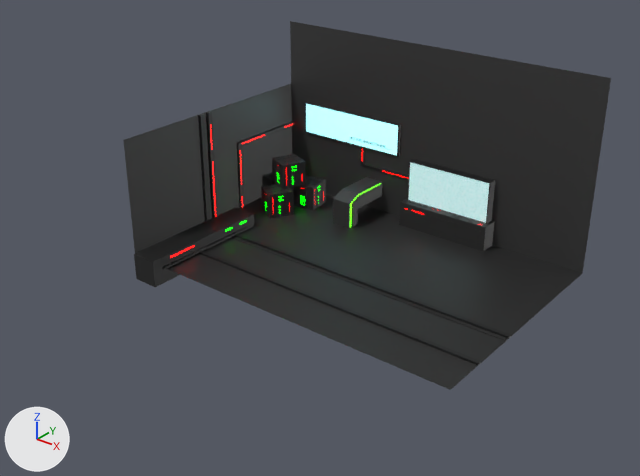
The Blender file Assets/_Models/Blend Files/Cinematics/menubackground.blend as it was, and as the next commit left it.
Rendered twice from a 50 mm lens placed at (3.75, -5.13, 3.31), pointed at (0.03, -0.49, 0.43). Arrows for +X, +Y and +Z are at lower left; the lights stay in place.

The scene before the commit, as lines of its bpy script (objects in view):
```python
ob_cube = bpy.data.objects.new('Cube', me_cube_001)
ob_cube.location = (0.278, 1.0, 0.09)
ob_cube.scale = (0.42, 0.15, 0.13)
ob_cube_005 = bpy.data.objects.new('Cube.005', me_cube_006)
ob_cube_005.location = (-1.236, -0.547, 0.0)
ob_cube_005.scale = (1.0, 5.19, 1.0)
ob_plane = bpy.data.objects.new('Plane', me_plane)
ob_plane.location = (0.0, 0.0, 0.0)
ob_plane.scale = (1.5, 1.0, 1.0)
ob_plane_001 = bpy.data.objects.new('Plane.001', me_plane_001)
ob_plane_001.location = (0.0, 1.0, 0.5)
ob_plane_001.rotation_euler = (1.571, 0.0, 0.0)  # degrees (90, 0, 0)
ob_plane_001.scale = (1.5, 0.5, 1.0)
ob_plane_003 = bpy.data.objects.new('Plane.003', me_plane_003)
ob_plane_003.location = (-1.5, 0.0, 0.5)
ob_plane_003.rotation_euler = (0.0, 1.571, 0.0)  # degrees (0, 90, 0)
ob_plane_003.scale = (0.5, 1.0, 1.0)
# me_plane
# before: 0 (-1.0, -1.0, 0.0), 1 (1.0, -1.0, 0.0) at pixel (450, 389)
# also in view: 'Cube.002' at (-1.16, 0.39, 0.11); 'Cube.001' at (-1.06, 0.71, 0.11); 'Cube.003' at (-1.17, 0.57, 0.34)
```
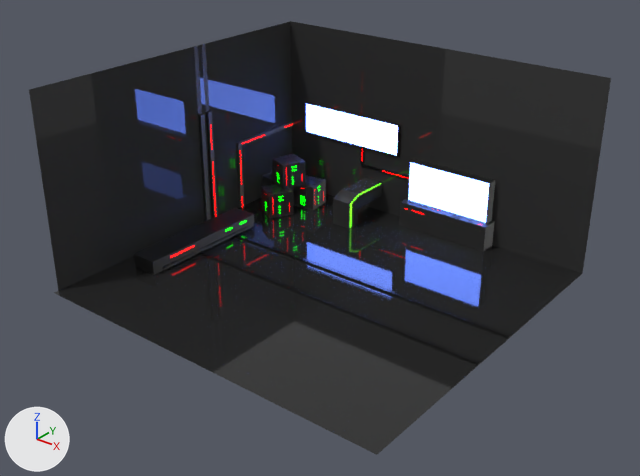
Pixel boxes [x1, y1, x2, y2] of what changed, in the pictures (640 x 476 px):
```json
{"object": "Plane", "change": "surface changed, reshaped", "before": [167, 194, 582, 390], "after": [54, 194, 582, 455], "on screen": "27% wider, 33% taller"}
{"object": "Plane.001", "change": "recoloured, surface changed", "before": [290, 21, 433, 228], "after": [290, 21, 433, 228]}
{"object": "Plane.003", "change": "surface changed, reshaped", "before": [123, 84, 293, 253], "after": [29, 22, 293, 291], "on screen": "55% wider, 59% taller"}
{"object": "Cube", "change": "recoloured, surface changed", "before": [400, 159, 493, 231], "after": [400, 159, 493, 231]}
{"part": 1, "of": "me_plane", "change": "added", "after": [54, 256, 450, 455], "on screen": "black"}
{"part": 2, "of": "me_plane_003", "change": "built on", "before": [123, 136, 147, 253], "after": [29, 22, 291, 291]}
```

The change, as JSON lines over the scene's bpy script:
```json
{"op": "set", "path": "mat_material_020.roughness", "old": "0.5", "new": "0.0441"}
{"op": "set", "path": "mat_material_027.emission_color", "old": "(0.219, 0.915, 1.0)", "new": "(0.112, 0.231, 1.0)", "note": "cyan #81f5ff -> blue #5e84ff"}
{"op": "set", "path": "mat_material_027.emission_strength", "old": "1.0", "new": "9.1"}
{"block": "mat_material_016", "where": "n1 = _N.new('ShaderNodeBsdfPrincipled'); n1.name = 'Principled BSDF'"}
{"op": "set", "path": "n1.inputs[27].default_value", "old": "(0.517, 1.0, 1.0, 1.0)", "new": "(0.112, 0.231, 1.0, 1.0)", "note": "'Emission Color', cyan #beffff -> 'Emission Color', blue #5e84ff"}
{"op": "set", "path": "n1.inputs[28].default_value", "old": "0.5", "new": "9.4", "note": "'Emission Strength'"}
{"op": "set", "path": "mat_material_019.roughness", "old": "0.5", "new": "0.0"}
{"block": "me_plane", "where": "me_plane.from_pydata(...)  # 68 vertices, 40 faces; spans x -1.0..1.0, y -1.0..1.0, z 0.0..0.01"}
{"block": "me_plane", "where": "# used by ob_plane; location = (0.0, 0.0, 0.0); scale = (1.5, 1.0, 1.0)"}
{"block": "me_plane", "where": "# verts and faces of me_plane; kept vertices keep their numbers, new ones are numbered from 68"}
{"block": "me_plane", "change": "me_plane part 1"}
{"op": "add", "block": "me_plane", "code": "verts[68] = (-1.0, -1.8, 0.0)  # pixel (53, 292)"}
{"op": "add", "block": "me_plane", "code": "verts[69] = (1.0, -1.8, 0.0)  # pixel (376, 454)"}
{"op": "add", "block": "me_plane", "code": "faces += [(0, 68, 69, 1)]  # mat_material_020 (black #252525)"}
{"block": "me_plane_003", "where": "# used by ob_plane_003; location = (-1.5, 0.0, 0.5); rotation_euler = (0.0, 1.571, 0.0), in degrees (0, 90, 0); scale = (0.5, 1.0, 1.0)"}
{"op": "remove", "block": "me_plane_003", "code": "me_plane_003.from_pydata(...)  # 474 vertices, 437 faces; spans x -1.0..1.0, y -1.0..1.0, z 0.0..0.03"}
{"op": "add", "block": "me_plane_003", "code": "me_plane_003.from_pydata(...)  # 498 vertices, 460 faces; spans x -2.15..1.0, y -1.76..1.0, z 0.0..0.03"}
{"block": "me_plane_003", "change": "me_plane_003 part 2"}
{"block": "me_plane_003", "change": "14 vertices in x -1.0..1.0, y -1.0, z 0.0 move by (0.0, -0.76, 0.0)"}
{"block": "me_plane_003", "change": "24 new vertices lie (-1.15, 0.0, 0.0) away from vertices in x -1.0, y -1.0..1.0, z 0.0"}
{"block": "me_plane_003", "change": "19 new faces join them, mat_material_019 (black #353535)"}
{"block": "me_plane_003", "change": "4 new faces join them, mat_material_028 (black #191919)"}
```
